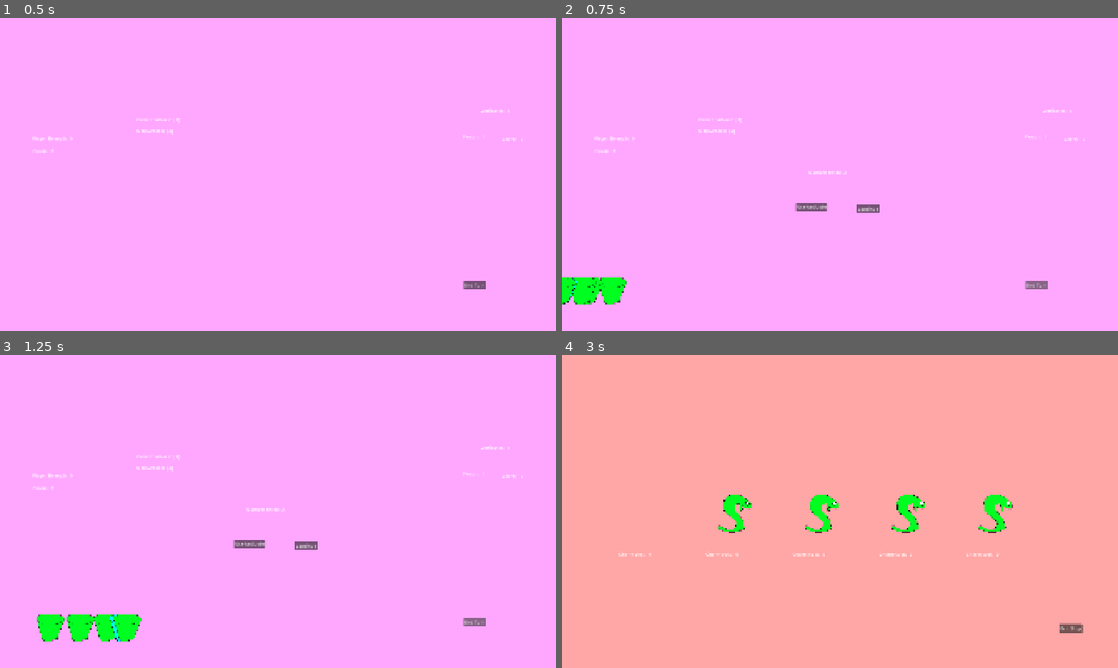
Above: before the commit, frames 1-4 (two rows, left to right).
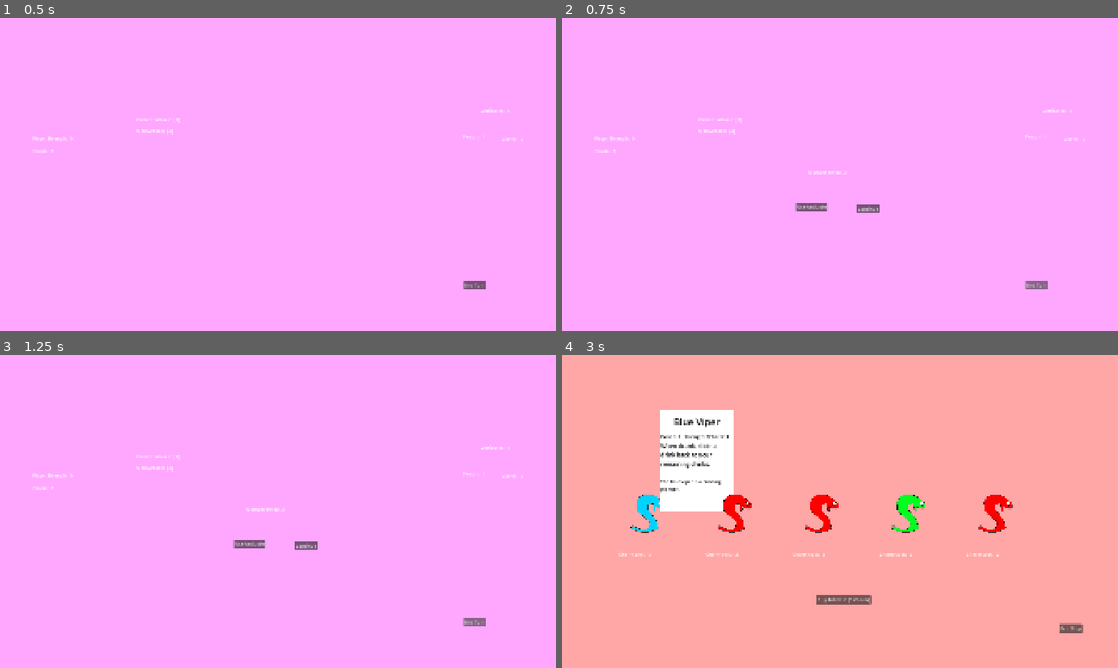
Above: after the commit, the same moments.

Repository: Novali91/Snakeeyes
Game: Godot game, scene res://01_Managers/01_StateManager/top_state_machine.tscn
Same seed, same stepped clock (60 frames per second), same inputs: the game is played once before the commit and once after it.
Inputs (mouse positions are in pixels of both pictures, inside the frame that each line leads up to):
- Up to frame 1 (0.5 s): no input
- Up to frame 2 (0.75 s): click "End Turn" at 0.5 s
- Up to frame 3 (1.25 s): no input
- Up to frame 4 (3 s): click "Continue" at 1.25 s; click (856, 599) at 2 s, where only the run after the commit has a clickable "Buy Antidote (3 Charm)"; tap Enter at 2.75 s; move the mouse to (650, 511) at 2.77 s; hold Right (right) from 2.78 s (still down); click (650, 511) at 2.92 s

Frame 1 is identical in both runs. In frame 2, 0.9% of the frame differs, in the area x 0-12%, y 82-92%; in frame 3, 1.3%; in frame 4, 5.8%, in the area x 12-81%, y 17-80%.

Commit message:
playable

Diff:
--- a/01_Managers/01_StateManager/01_States/02_Play/play_state.gd
+++ b/01_Managers/01_StateManager/01_States/02_Play/play_state.gd
@@ -23,25 +23,19 @@
 	pass
 
 func draw_cards(num: int) -> void:
-	print("drawing cards")
 	var num_drinks = sm.hand_manager.get_num_drinks()
 	var drinks_remaining = sm.game_stats.HAND_SIZE - num_drinks
 	var real_draw = min(num, drinks_remaining)
 
 	var draw_remaining = real_draw
 	while draw_remaining:
-		print("draw rem: "+str(draw_remaining))
 		var drinks = sm.deck_manager.draw(draw_remaining)
 		draw_remaining -= drinks.size()
 
-		# hand manager slides drinks
 		sm.hand_manager.draw_drinks(drinks)
 
 		if draw_remaining > 0:
-			print("shuffling")
 			_reshuffle_draw_pile()
-
-		await get_tree().create_timer(0.1).timeout
 
 func _reshuffle_draw_pile() -> void:
 	sm.deck_manager.reshuffle_drawpile()
--- a/01_Managers/01_StateManager/01_States/04_CompareStrength/compare_strength_state.gd
+++ b/01_Managers/01_StateManager/01_States/04_CompareStrength/compare_strength_state.gd
@@ -10,7 +10,7 @@
 
 	var attacks_blocked = 0
 	for i: int in enemy_str:
-		if player_str > i:
+		if player_str >= i:
 			player_str -= i
 			attacks_blocked += 1
 
--- a/01_Managers/01_StateManager/01_States/05_Shop/shop_state.gd
+++ b/01_Managers/01_StateManager/01_States/05_Shop/shop_state.gd
@@ -4,6 +4,7 @@
 func setup() -> void:
 	sm.exit_shop_button.pressed.connect(_exit_shop)
 	sm.shop_manager.snake_clicked.connect(_check_snake)
+	sm.shop_manager.antidote_clicked.connect(_check_antidote)
 
 func enter() -> void:
 	sm.camera_manager.switch_screen(sm.camera_manager.RIGHT)
@@ -32,5 +33,14 @@
 		sm.deck_manager.add_snake(snake_copy)
 		sm.shop_manager.purchase_snake(snake)
 
+func _check_antidote() -> void:
+	if sm.game_stats.charm >= 3:
+		sm.shop_manager.purchase_antidote()
+		sm.game_stats.antidote_num += 1
+		sm.game_stats.charm -= 3
+
+		sm.charm_overlay.set_value(sm.game_stats.charm)
+		sm.antidote_count.set_value(sm.game_stats.antidote_num)
+
 func _exit_shop() -> void:
 	sm.switch_state(sm.States.END_TURN)
--- a/01_Managers/01_StateManager/01_States/07_PassOut/pass_out_state.gd
+++ b/01_Managers/01_StateManager/01_States/07_PassOut/pass_out_state.gd
@@ -7,6 +7,7 @@
 func enter() -> void:
 	var damage = sm.attack_manager.get_attack().size()
 	sm.game_stats.score -= damage
+	sm.score_bar.set_value(sm.game_stats.score)
 	sm.switch_state(sm.States.SETUP_TURN)
 
 func exit() -> void:
--- a/01_Managers/02_ShopManager/shop_manager.gd
+++ b/01_Managers/02_ShopManager/shop_manager.gd
@@ -4,11 +4,13 @@
 const SHOP_SIZE: int = 5
 
 signal snake_clicked(snake: Snake)
+signal antidote_clicked()
 
 var can_buy: bool = false
 
 @onready var _tooltip_manager: TooltipManager = $TooltipManager
 @onready var _labels_node: Node2D = $PriceLabels
+@onready var _antidote_button: Button = $AntidoteButton
 
 @onready var _snake_scene: PackedScene = preload("res://02_Deck/02_Snakes/snake.tscn")
 
@@ -17,11 +19,18 @@
 	load("res://02_Deck/02_Snakes/01_SpecificSnakes/green_viper.tres"),
 	load("res://02_Deck/02_Snakes/01_SpecificSnakes/green_viper.tres"),
 	load("res://02_Deck/02_Snakes/01_SpecificSnakes/green_viper.tres"),
+	load("res://02_Deck/02_Snakes/01_SpecificSnakes/green_viper.tres"),
+	load("res://02_Deck/02_Snakes/01_SpecificSnakes/green_viper.tres"),
+	load("res://02_Deck/02_Snakes/01_SpecificSnakes/green_viper.tres"),
+	load("res://02_Deck/02_Snakes/01_SpecificSnakes/red_viper.tres"),
+	load("res://02_Deck/02_Snakes/01_SpecificSnakes/red_viper.tres"),
 	load("res://02_Deck/02_Snakes/01_SpecificSnakes/blue_viper.tres"),
 ]
 
 var _common_snakes: Array[SnakeResource] = [
-	load("res://02_Deck/02_Snakes/01_SpecificSnakes/green_viper.tres")
+	load("res://02_Deck/02_Snakes/01_SpecificSnakes/green_viper.tres"),
+	load("res://02_Deck/02_Snakes/01_SpecificSnakes/red_viper.tres"),
+	load("res://02_Deck/02_Snakes/01_SpecificSnakes/blue_viper.tres"),
 ]
 
 var _rare_snakes: Array[SnakeResource]
@@ -38,15 +47,18 @@
 
 var _cur_snakes: Array[Snake] = []
 var _labels: Array[Label] = []
+var _antidote_stock: int = 0
 
 func _ready() -> void:
 	_tooltip_manager.child_was_clicked.connect(_snake_clicked)
+	_antidote_button.pressed.connect(_antidote_clicked)
 
 	for l: Label in _labels_node.get_children():
 		_labels.push_back(l)
 
 func empty_shop() -> void:
-	for s: Snake in _cur_snakes:
+	var arr_copy = _cur_snakes.duplicate()
+	for s: Snake in arr_copy:
 		_remove_snake(s)
 
 func fill_shop() -> void:
@@ -55,6 +67,8 @@
 		_cur_snakes[i].position = _shop_positions[i]
 		_labels[i].text = str(_cur_snakes[i].attached_snake.cost)
 		_tooltip_manager.add_item(_cur_snakes[i])
+
+	_antidote_stock = 1
 
 func get_starting_snakes() -> Array[Snake]:
 	var snake_arr: Array[Snake] = []
@@ -74,11 +88,14 @@
 func purchase_snake(snake: Snake) -> void:
 	_remove_snake(snake)
 
+func purchase_antidote() -> void:
+	_antidote_stock -= 1
+
 func _get_snakes(num: int) -> Array[Snake]:
 	var arr: Array[Snake] = []
 
 	for i in num:
-		var new_snake = create_snake(_common_snakes[0])
+		var new_snake = create_snake(_common_snakes.pick_random())
 		arr.push_back(new_snake)
 
 	return arr
@@ -89,6 +106,11 @@
 	var typed_snake = snake as Snake
 	snake_clicked.emit(typed_snake)
 
+func _antidote_clicked() -> void:
+	if not can_buy: return
+	if _antidote_stock <= 0: return
+	antidote_clicked.emit()
+
 func _remove_snake(snake: Snake) -> void:
 	_cur_snakes.erase(snake)
 	_tooltip_manager.remove_item(snake, true)
--- a/01_Managers/02_ShopManager/shop_manager.tscn
+++ b/01_Managers/02_ShopManager/shop_manager.tscn
@@ -77,3 +77,10 @@
 offset_right = -7.0
 offset_bottom = 23.0
 text = "Charm cost: "
+
+[node name="AntidoteButton" type="Button" parent="." unique_id=1471729517]
+offset_left = 879.0
+offset_top = 829.0
+offset_right = 1067.0
+offset_bottom = 860.0
+text = "Buy Antidote (3 Charm)"
--- a/01_Managers/03_DeckManager/deck_manager.gd
+++ b/01_Managers/03_DeckManager/deck_manager.gd
@@ -30,8 +30,6 @@
 			return new_array
 		new_array.push_back(temp_drink)
 		tooltip_manager.remove_item(temp_drink, false)
-
-	print(new_array)
 
 	return new_array
 
--- a/01_Managers/08_AttackManager/attack_manager.gd
+++ b/01_Managers/08_AttackManager/attack_manager.gd
@@ -7,7 +7,22 @@
 	[2],
 	[1, 1],
 	[2],
-	[3]
+	[3],
+	[1, 2],
+	[4],
+	[2, 2],
+	[4],
+	[2, 2],
+	[4],
+	[2, 2],
+	[4],
+	[2, 2],
+	[4],
+	[2, 2],
+	[4],
+	[2, 2],
+	[4],
+	[2, 2],
 ]
 
 var _current_attack: Array[int]
--- a/02_Deck/01_Drinks/01_SpecificDrinks/starting_strength_drink.tres
+++ b/02_Deck/01_Drinks/01_SpecificDrinks/starting_strength_drink.tres
@@ -1,10 +1,12 @@
 [gd_resource type="Resource" script_class="DrinkResource" format=3 uid="uid://bykhts4uvgn0j"]
 
 [ext_resource type="Script" uid="uid://cysm36u2jsf44" path="res://02_Deck/01_Drinks/drink_resource.gd" id="1_610f5"]
+[ext_resource type="Texture2D" uid="uid://74xiq8gf18vb" path="res://05_Assets/01_Art/01_DevArt/red_poison.png" id="1_e81c0"]
 
 [resource]
 script = ExtResource("1_610f5")
 drink_name = "Red Viper Venom"
+drink_sprite = ExtResource("1_e81c0")
 poison = 1
 strength = 2
 flavour_text = "The vicious Red Viper doesn't give its prey much time before it strikes."
--- a/02_Deck/02_Snakes/01_SpecificSnakes/blue_viper.tres
+++ b/02_Deck/02_Snakes/01_SpecificSnakes/blue_viper.tres
@@ -11,5 +11,6 @@
 snake_sprite = ExtResource("3_ow5d2")
 description = "When drank, slide a drink back to your remaining drinks."
 flavour_text = "The Blue Viper is a cunning planner."
+cost = 3
 rarity = "Starter"
 metadata/_custom_type_script = "uid://6sj3dk6frj4"
--- a/02_Deck/02_Snakes/01_SpecificSnakes/green_viper.tres
+++ b/02_Deck/02_Snakes/01_SpecificSnakes/green_viper.tres
@@ -9,5 +9,6 @@
 snake_name = "Green Viper"
 drink_resource = ExtResource("1_7eleh")
 snake_sprite = ExtResource("3_udocb")
+cost = 2
 rarity = "Starter"
 metadata/_custom_type_script = "uid://6sj3dk6frj4"
--- a/02_Deck/02_Snakes/01_SpecificSnakes/red_viper.tres
+++ b/02_Deck/02_Snakes/01_SpecificSnakes/red_viper.tres
@@ -8,5 +8,6 @@
 script = ExtResource("1_g3577")
 drink_resource = ExtResource("1_a1nyo")
 snake_sprite = ExtResource("3_vv24c")
+cost = 2
 rarity = "Starter"
 metadata/_custom_type_script = "uid://6sj3dk6frj4"
--- a/02_Deck/02_Snakes/snake.tscn
+++ b/02_Deck/02_Snakes/snake.tscn
@@ -4,7 +4,7 @@
 [ext_resource type="PackedScene" uid="uid://eg5ukadcklbv" path="res://01_Managers/05_Tooltip_Manager/tooltip.tscn" id="2_su81r"]
 
 [sub_resource type="RectangleShape2D" id="RectangleShape2D_m33or"]
-size = Vector2(50, 50)
+size = Vector2(75, 150)
 
 [node name="Snake" type="Area2D" unique_id=642352785]
 script = ExtResource("1_eehjs")
